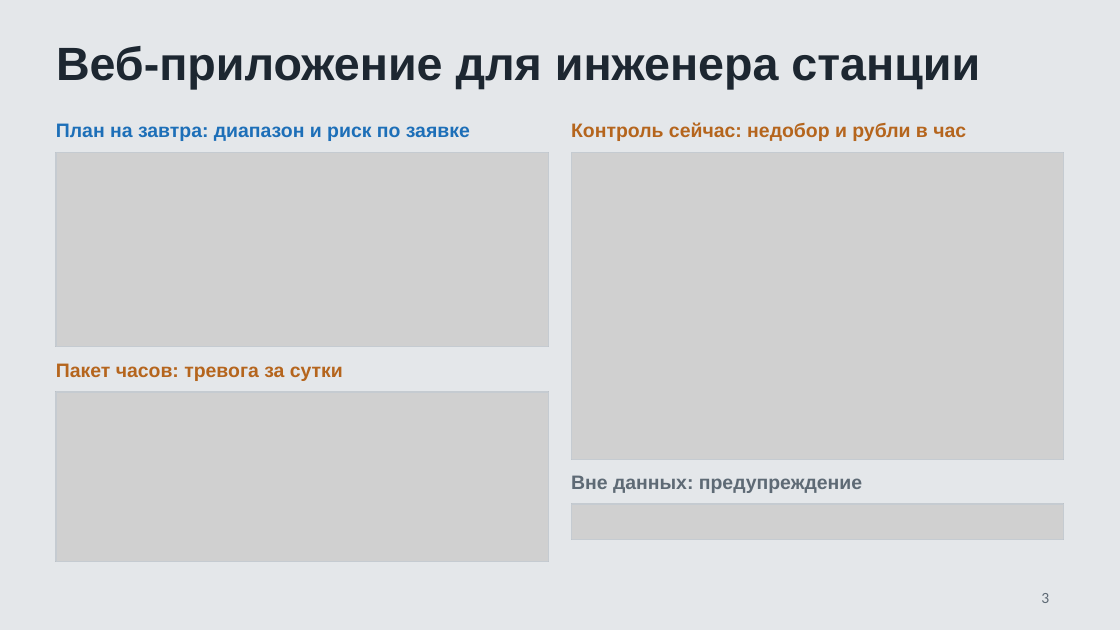
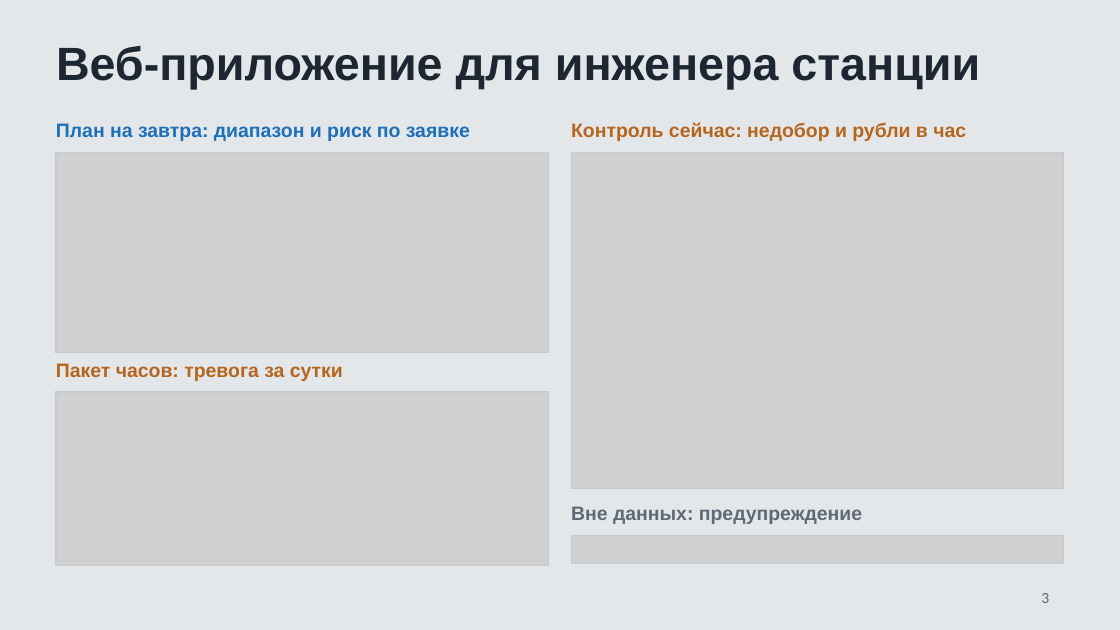
Before and after one commit to eFoggye/etalon-pgu, a slide deck: slide 3 of slides/pitch.pptx. Drawn at 1120x630 pixels with LibreOffice and Linux fonts; fonts in the diff are those of the drawing; grey boxes stand for pictures. Boxes give left, top, right and bottom in pixels: in the first picture for what was removed or moved away, otherwise in the second. Text is boxed around its words. In the diff, an @@ line names an element or a change of style, - is before the commit and + after.

```diff
--- a/slides/pitch.pptx
+++ b/slides/pitch.pptx
@@ picture: place and size @@
-picture at <box>56,152,549,346</box>
+picture at <box>56,152,549,353</box>
@@ rectangle: place and size @@
-rectangle at <box>56,152,549,346</box>
+rectangle at <box>56,152,549,353</box>
@@ picture: place and size @@
-picture at <box>571,152,1064,460</box>
+picture at <box>571,152,1064,488</box>
@@ rectangle: place and size @@
-rectangle at <box>571,152,1064,460</box>
+rectangle at <box>571,152,1064,488</box>
@@ picture: place and size @@
-picture at <box>56,392,549,561</box>
+picture at <box>56,392,549,566</box>
@@ rectangle: place and size @@
-rectangle at <box>56,392,549,561</box>
+rectangle at <box>56,392,549,566</box>
@@ text "Вне данных: предупреждение": place and size @@
-text "Вне данных: предупреждение" at <box>571,475,862,493</box>
+text "Вне данных: предупреждение" at <box>571,506,862,524</box>
@@ picture removed at <box>571,504,1064,540</box> @@
@@ rectangle: place and size @@
-rectangle at <box>571,504,1064,540</box>
+rectangle at <box>571,535,1064,563</box>
@@ picture added at <box>571,535,1064,563</box> @@
```
Also in this commit, not shown: 2 other slides changed, 3 other files.
